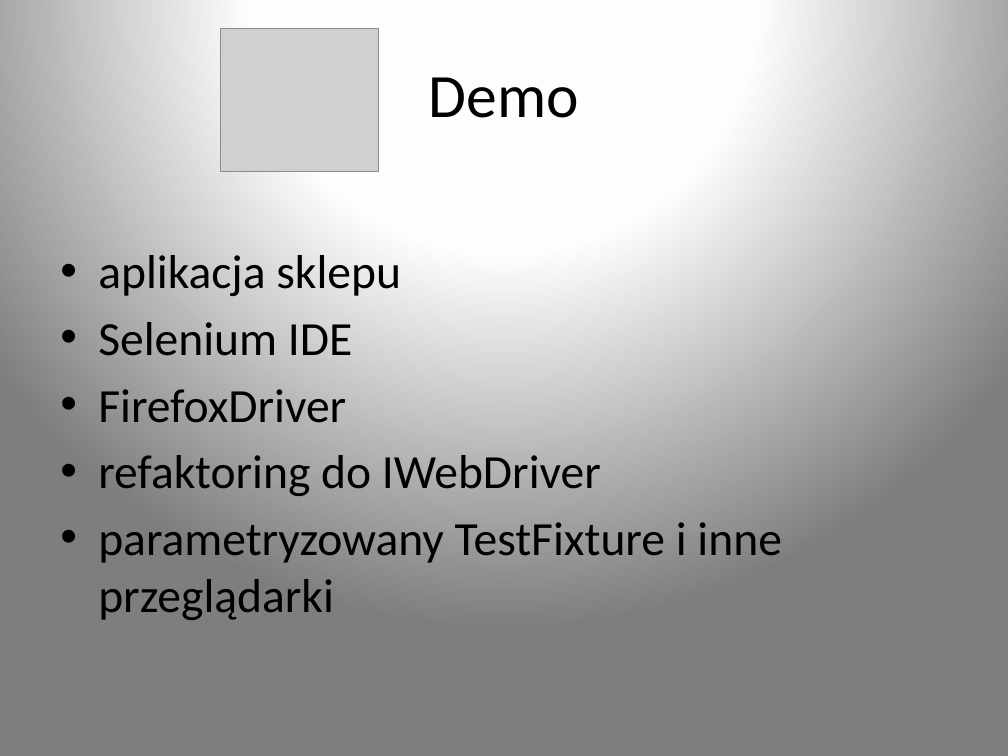
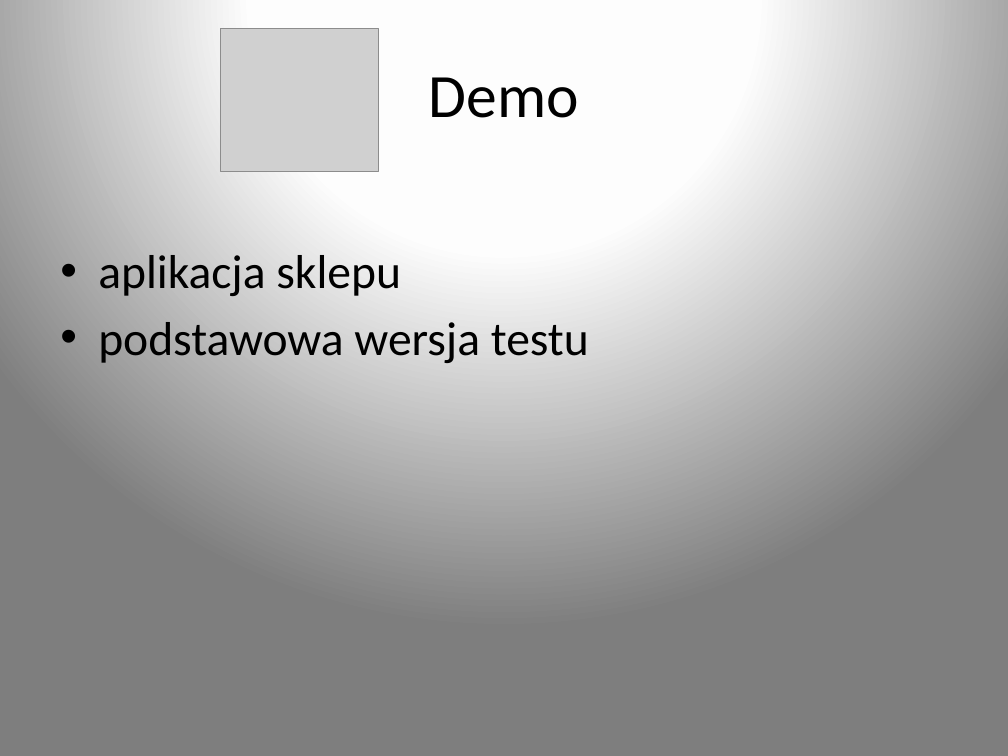
Before and after one commit to merdacz/AspNetTesting, a slide deck: slide 6 of presentation.pptx (slide 8 before the commit). Drawn at 1008x756 pixels with LibreOffice and Linux fonts; fonts in the diff are those of the drawing; grey boxes stand for pictures. Boxes give left, top, right and bottom in pixels: in the first picture for what was removed or moved away, otherwise in the second. Text is boxed around its words. In the diff, an @@ line names an element or a change of style, - is before the commit and + after.

```diff
--- a/presentation.pptx
+++ b/presentation.pptx
@@ text at [98,322,589,363]: text changed @@
-• Selenium IDE
-• FirefoxDriver
-• refaktoring do IWebDriver
-• parametryzowany TestFixture i inne przeglądarki
+• podstawowa wersja testu
```
Also in this commit, not shown: 2 other slides changed.
